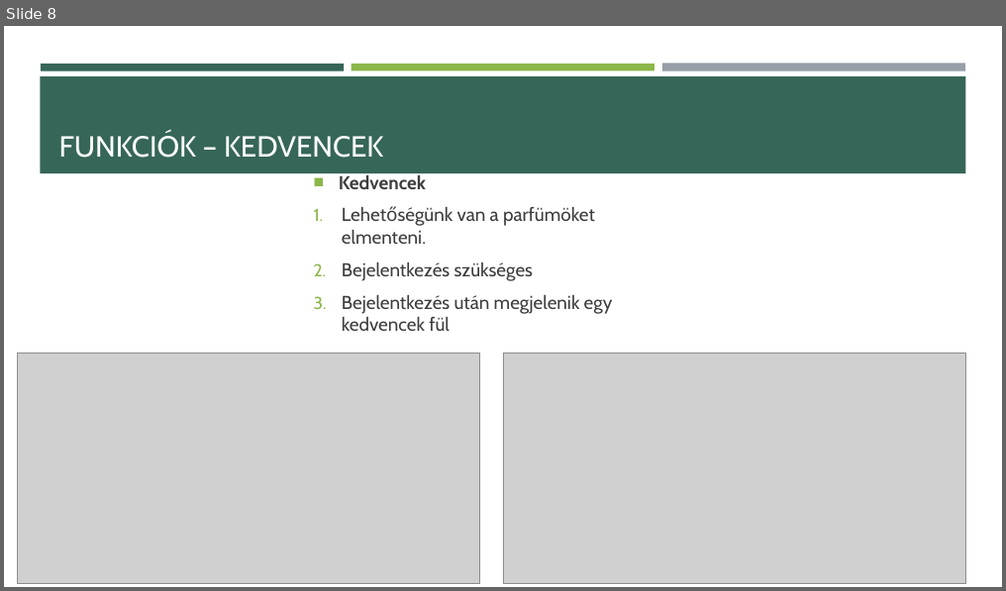
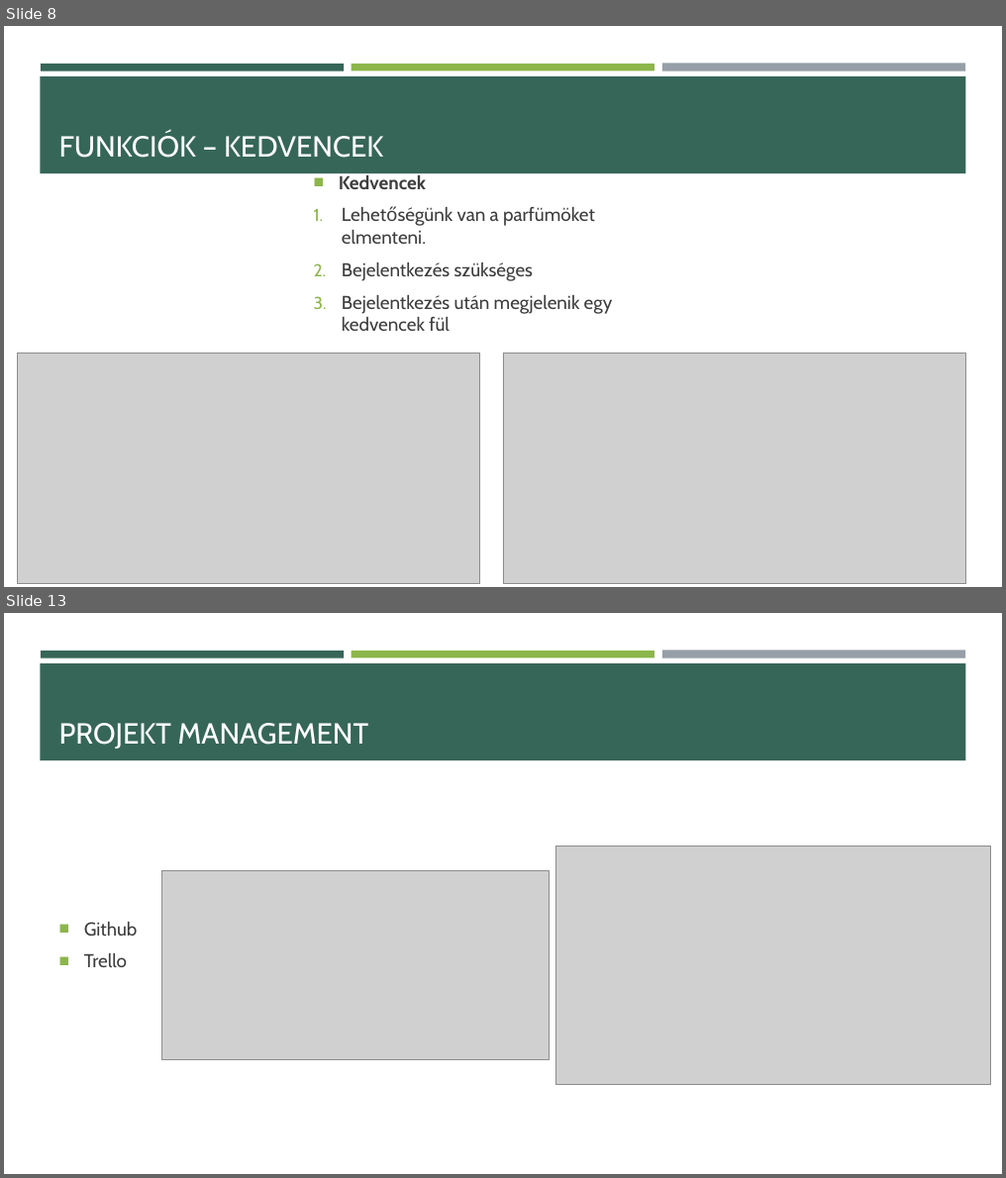
Before and after one commit to mikilaczy/Parfumvilag, a slide deck: Parfümvilág.pptx. Shown one above the other, each under a label of ours: slide 8 before the commit, slides 8 and 13 after it; the slides between them are not shown. The pictures are 1006x591 and 1006x1178 pixels, drawn with LibreOffice and Linux fonts; fonts in the diff are those of the drawing; grey boxes stand for pictures. Boxes give left, top, right and bottom in pixels: in the first picture for what was removed or moved away, otherwise in the second. Text is boxed around its words. In the diff, an @@ line names an element or a change of style, - is before the commit and + after.

```diff
--- a/Parfümvilág.pptx
+++ b/Parfümvilág.pptx
@@ slide 13 added at (4,613,1002,1174), background #FFFFFF; not listed: 4 template elements that a slide beside it also shows @@
@@ title added at (59,723,369,749), 28 pt, text #FFFFFF @@
+PROJEKT MANAGEMENT
@@ picture added at (556,846,991,1084) @@
@@ picture added at (162,871,549,1059) @@
@@ text added at (84,922,138,967), 18 pt, text #3D3D3D @@
+■ Github
+■ Trello
```
Also in this commit, not shown: 1 slide changed, 6 other slides added, 2 other files.
